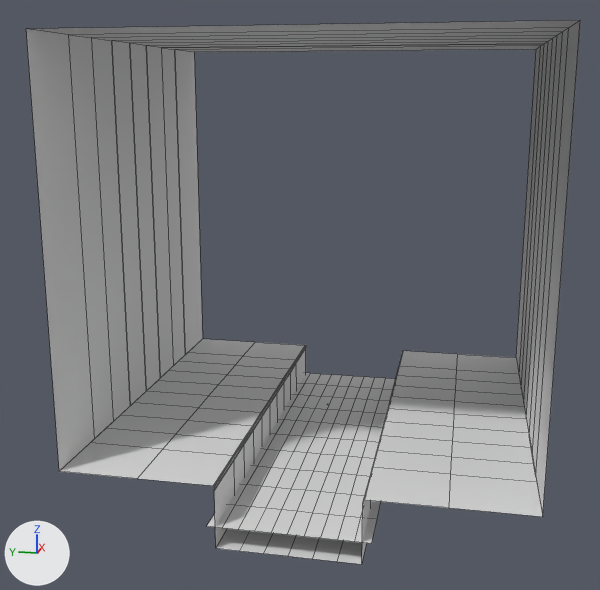
An edit to the OBJ model GameJam/Assets/Project/Models/Raw Import/corridor_open.obj, drawn before and after from the same camera.
Both versions are drawn from a 50 mm lens placed at (-613.0, -100.0, 242.0), pointed at (-10.0, 20.0, 91.0). Arrows for +X, +Y and +Z are at lower left; the lights stay in place. Mesh edges are drawn as thin lines. Where no turn or scale is listed for an object, it has been applied to the vertices. Vertices at the same position are counted once.

Names of what the first picture shows: 'corridor_open'.
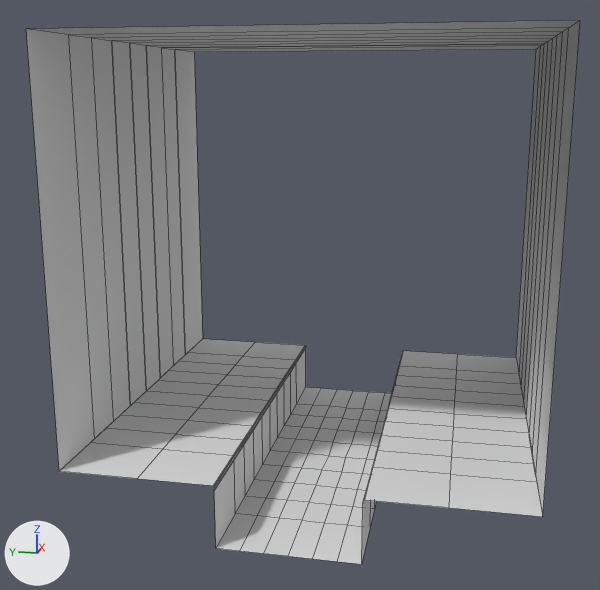
Where the change shows, as pixel boxes [x1, y1, x2, y2] in the pictures (600 x 590 px):
part 1 of me_corridor_open, deleted
    before: [207, 373, 395, 544]

The change, as a list of edits to the scene's bpy script:
```text
Change me_corridor_open:
    where me_corridor_open.from_pydata(...)  # 567 vertices, 448 faces; spans x -152.0..152.0, y -152.0..152.0, z -44.0..276.0
    used by ob_corridor_open; location = (0.0, 0.0, 0.0)
    me_corridor_open part 1: the loose piece of 121 vertices spanning x -152.0..152.0, y -53.0..53.0, z -29.0 is deleted
```
